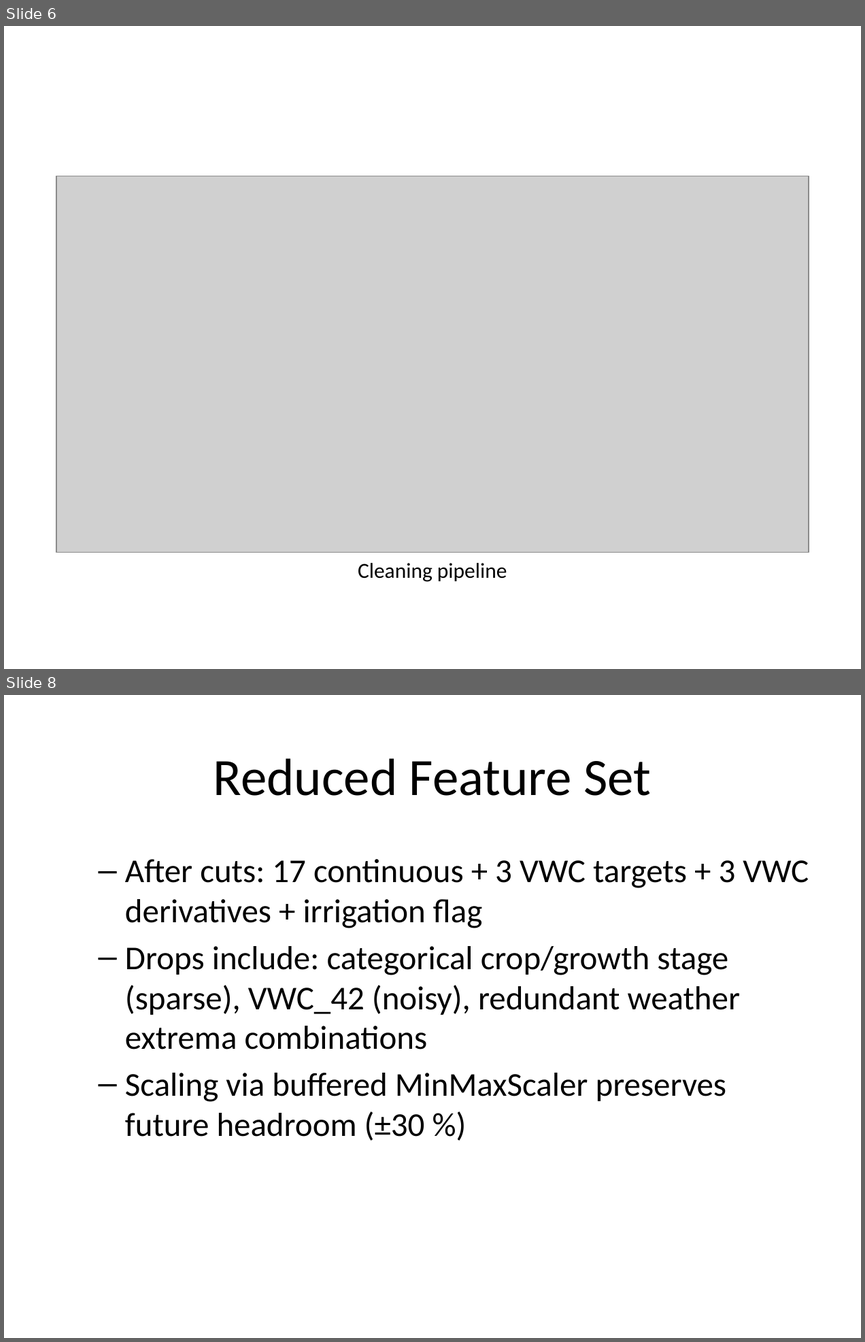
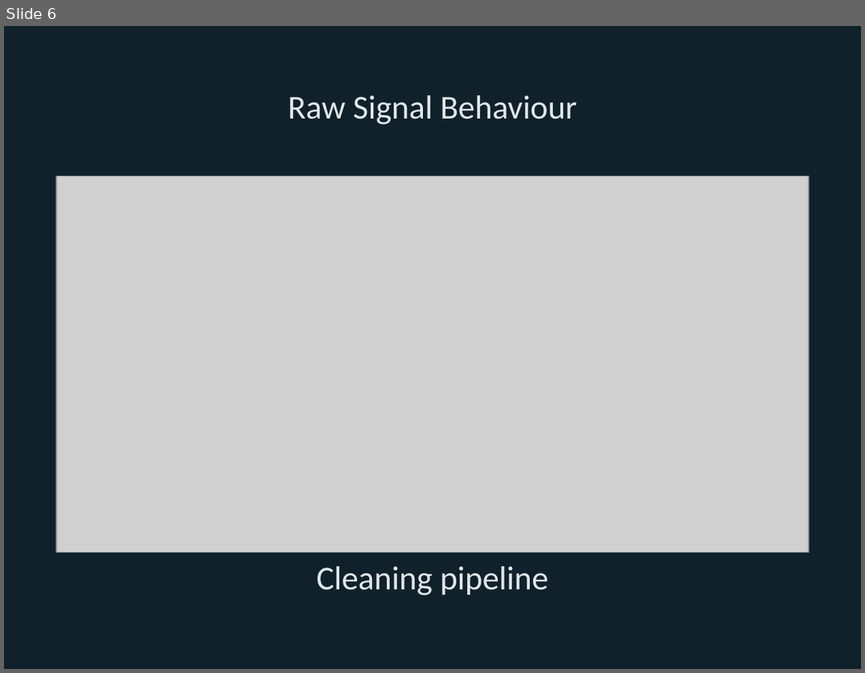
Before and after one commit to Bryan-Nsoh/ML-IOT-IndepStudy, a slide deck: presentation/eda_story/eda_story.pptx. Shown one above the other, each under a label of ours: slides 6 and 8 before the commit, slide 6 after it; the slides between them are not shown. The pictures are 865x1342 and 865x673 pixels, drawn with LibreOffice and Linux fonts; fonts in the diff are those of the drawing; grey boxes stand for pictures. Boxes give left, top, right and bottom in pixels: in the first picture for what was removed or moved away, otherwise in the second. Text is boxed around its words. In the diff, an @@ line names an element or a change of style, - is before the commit and + after.

Commit message:
Refresh EDA deck with visuals and styling

```diff
--- a/presentation/eda_story/eda_story.pptx
+++ b/presentation/eda_story/eda_story.pptx
@@ slide 8 removed at [4,695,861,1338], background #FFFFFF @@
@@ title removed at [213,758,651,796] @@
-Reduced Feature Set
@@ text removed at [125,859,808,1140] @@
-  – After cuts: 17 continuous + 3 VWC targets + 3 VWC derivatives + irrigation flag
-  – Drops include: categorical crop/growth stage (sparse), VWC_42 (noisy), redundant weather extrema combinations
-  – Scaling via buffered MinMaxScaler preserves future headroom (±30 %)
@@ slide 6 changed as well @@
@@ background #FFFFFF to #10212B @@
@@ title added at [288,95,577,125], 28 pt, text #E0E7EC @@
+Raw Signal Behaviour
@@ text "Cleaning pipeline" at [316,566,548,595]: size 18 to 28 pt, text colour #000000 to #E0E7EC @@
```
Also in this commit, not shown: 7 other slides changed, 13 slides added, 11 other slides removed, 7 other files.
